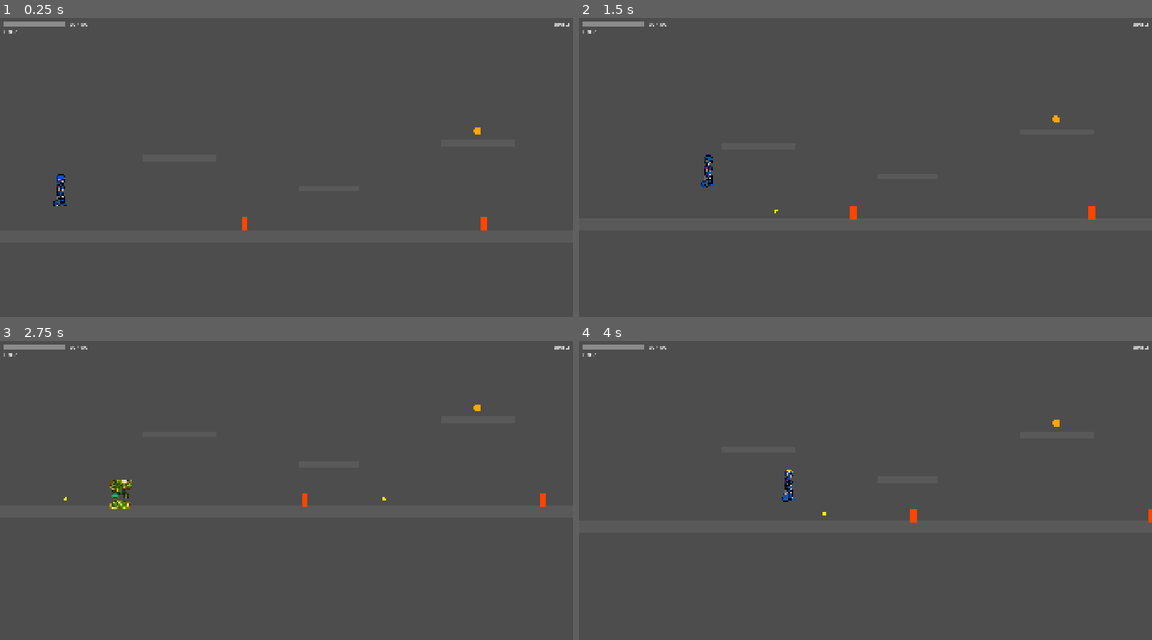
Above: before the commit, frames 1-4 (two rows, left to right).
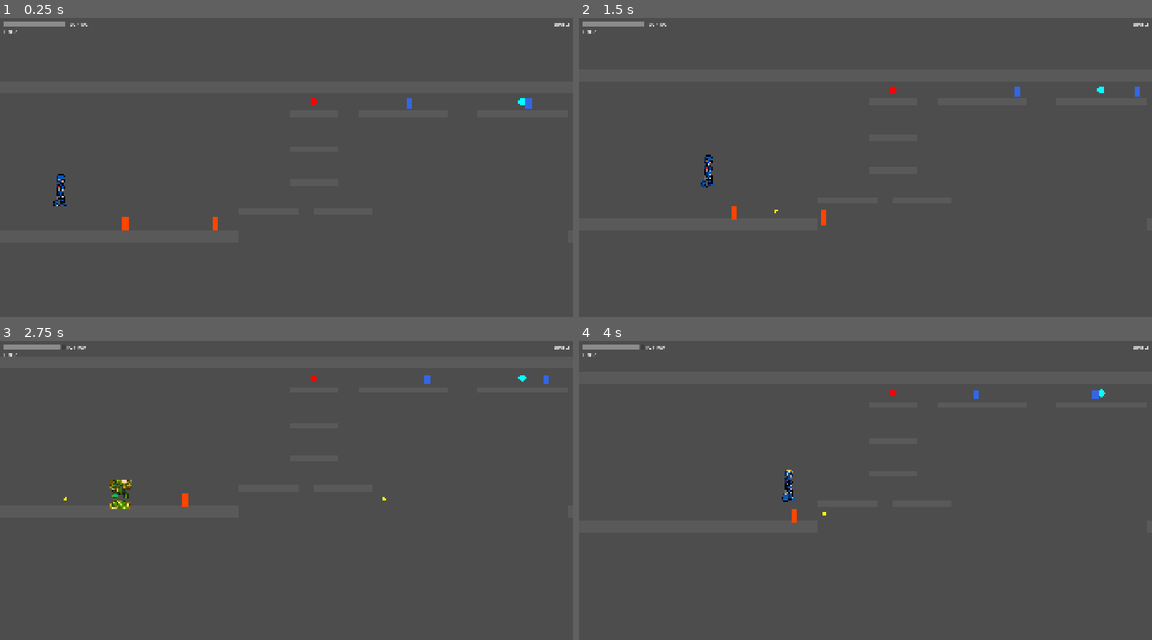
Above: after the commit, the same moments.

Repository: joaoramos00/NullvexGame
Game: Godot game, scene res://stages/stage_04/stage_04.tscn
Two runs of this game, one before a commit and one after it. Both use one fixed random seed, a clock stepped at 60 frames per second and the inputs below. This scene is started directly instead of the project's main scene.
Inputs (mouse positions are in pixels of both pictures, inside the frame that each line leads up to):
- Up to frame 1 (0.25 s): no input
- Up to frame 2 (1.5 s): move the mouse to (991, 161) at 0.52 s; hold Right (move_right) from 0.53 s (still down); tap Z (attack) at 0.6 s; click (991, 161) at 0.67 s; tap Space (jump) at 0.77 s; move the mouse to (750, 194) at 1.27 s; tap X (dash) at 1.35 s
- Up to frame 3 (2.75 s): tap Space (jump) at 1.52 s; move the mouse to (343, 430) at 2.02 s; release Right (move_right) at 2.03 s; hold Left (move_left) from 2.03 s (still down); tap Z (attack) at 2.1 s
- Up to frame 4 (4 s): move the mouse to (836, 565) at 2.77 s; release Left (move_left) at 2.78 s; hold Right (move_right) from 2.78 s (still down); tap X (dash) at 2.85 s; click (836, 565) at 2.92 s; tap Space (jump) at 3.02, 3.77 s; move the mouse to (1037, 550) at 3.52 s; tap Z (attack) at 3.6 s

The runs differ from the first frame. In frame 1, 0.3% of the frame differs, in the area x 21-93%, y 26-72%; in frame 2, 0.3%; in frame 3, 0.3%; in frame 4, 0.3%.
Error in both runs: Invalid access to property or key 'body_entered' on a base object of type 'null instance'. (res://characters/enemies/enemy_base.gd:26)

Commit message:
feat: layout stage 04 - plataformas no teto (Gravitus)

Diff:
--- a/stages/stage_04/stage_04.tscn
+++ b/stages/stage_04/stage_04.tscn
@@ -12,28 +12,65 @@
 [ext_resource type="PackedScene" uid="uid://enemy_base" path="res://characters/enemies/enemy_base.tscn" id="10_grunt"]
 [ext_resource type="PackedScene" uid="uid://enemy_flyer" path="res://characters/enemies/enemy_flyer.tscn" id="11_flyer"]
 
-[sub_resource type="RectangleShape2D" id="Floor"]
-size = Vector2(5400, 40)
-
-[sub_resource type="RectangleShape2D" id="PA"]
+[sub_resource type="RectangleShape2D" id="FloorStart"]
+size = Vector2(800, 40)
+
+[sub_resource type="RectangleShape2D" id="FloorMid"]
+size = Vector2(600, 40)
+
+[sub_resource type="RectangleShape2D" id="FloorReturn"]
+size = Vector2(500, 40)
+
+[sub_resource type="RectangleShape2D" id="FloorBoss"]
+size = Vector2(1200, 40)
+
+[sub_resource type="RectangleShape2D" id="Ceil"]
+size = Vector2(5300, 40)
+
+[sub_resource type="RectangleShape2D" id="PF1"]
+size = Vector2(200, 20)
+
+[sub_resource type="RectangleShape2D" id="PF2"]
+size = Vector2(200, 20)
+
+[sub_resource type="RectangleShape2D" id="PC1"]
+size = Vector2(160, 20)
+
+[sub_resource type="RectangleShape2D" id="PC2"]
+size = Vector2(160, 20)
+
+[sub_resource type="RectangleShape2D" id="PC3"]
+size = Vector2(160, 20)
+
+[sub_resource type="RectangleShape2D" id="CPL1"]
+size = Vector2(300, 20)
+
+[sub_resource type="RectangleShape2D" id="CPL2"]
+size = Vector2(300, 20)
+
+[sub_resource type="RectangleShape2D" id="CPL3"]
+size = Vector2(200, 20)
+
+[sub_resource type="RectangleShape2D" id="PD1"]
+size = Vector2(160, 20)
+
+[sub_resource type="RectangleShape2D" id="PD2"]
+size = Vector2(160, 20)
+
+[sub_resource type="RectangleShape2D" id="PD3"]
+size = Vector2(160, 20)
+
+[sub_resource type="RectangleShape2D" id="PB1"]
 size = Vector2(250, 20)
 
-[sub_resource type="RectangleShape2D" id="PB"]
-size = Vector2(200, 20)
-
-[sub_resource type="RectangleShape2D" id="PC"]
+[sub_resource type="RectangleShape2D" id="PB2"]
+size = Vector2(200, 20)
+
+[sub_resource type="RectangleShape2D" id="PB3"]
 size = Vector2(250, 20)
 
-[sub_resource type="RectangleShape2D" id="PD"]
-size = Vector2(200, 20)
-
-[sub_resource type="RectangleShape2D" id="PE"]
-size = Vector2(250, 20)
-
-[sub_resource type="RectangleShape2D" id="PF"]
-size = Vector2(200, 20)
-
 [node name="Stage04" type="Node2D"]
+platform_color = Color(0.5, 0.2, 0.8, 1)
 script = ExtResource("1_script")
 
 [node name="PlayerSpawn" type="Node2D" parent="."]
@@ -42,71 +79,124 @@
 [node name="StageController" parent="." instance=ExtResource("2_sc")]
 
 [node name="Checkpoint1" parent="." instance=ExtResource("3_cp")]
-position = Vector2(2000, 490)
+position = Vector2(2200, 490)
 checkpoint_index = 1
 
 [node name="Checkpoint2" parent="." instance=ExtResource("3_cp")]
-position = Vector2(3800, 490)
+position = Vector2(3200, 490)
 checkpoint_index = 2
 
-[node name="Floor" type="StaticBody2D" parent="."]
-position = Vector2(2600, 560)
-
-[node name="CollisionShape2D" type="CollisionShape2D" parent="Floor"]
-shape = SubResource("Floor")
-
-[node name="PlatformA" type="StaticBody2D" parent="."]
-position = Vector2(600, 300)
-
-[node name="CollisionShape2D" type="CollisionShape2D" parent="PlatformA"]
-shape = SubResource("PA")
-
-[node name="PlatformB" type="StaticBody2D" parent="."]
-position = Vector2(1100, 400)
-
-[node name="CollisionShape2D" type="CollisionShape2D" parent="PlatformB"]
-shape = SubResource("PB")
-
-[node name="PlatformC" type="StaticBody2D" parent="."]
-position = Vector2(1600, 250)
-
-[node name="CollisionShape2D" type="CollisionShape2D" parent="PlatformC"]
-shape = SubResource("PC")
-
-[node name="PlatformD" type="StaticBody2D" parent="."]
-position = Vector2(2200, 350)
-
-[node name="CollisionShape2D" type="CollisionShape2D" parent="PlatformD"]
-shape = SubResource("PD")
-
-[node name="PlatformE" type="StaticBody2D" parent="."]
-position = Vector2(3000, 300)
-
-[node name="CollisionShape2D" type="CollisionShape2D" parent="PlatformE"]
-shape = SubResource("PE")
-
-[node name="PlatformF" type="StaticBody2D" parent="."]
+[node name="FloorStart" type="StaticBody2D" parent="."]
+position = Vector2(400, 560)
+[node name="CollisionShape2D" type="CollisionShape2D" parent="FloorStart"]
+shape = SubResource("FloorStart")
+
+[node name="FloorMid" type="StaticBody2D" parent="."]
+position = Vector2(2200, 560)
+[node name="CollisionShape2D" type="CollisionShape2D" parent="FloorMid"]
+shape = SubResource("FloorMid")
+
+[node name="FloorReturn" type="StaticBody2D" parent="."]
+position = Vector2(3200, 560)
+[node name="CollisionShape2D" type="CollisionShape2D" parent="FloorReturn"]
+shape = SubResource("FloorReturn")
+
+[node name="FloorBoss" type="StaticBody2D" parent="."]
+position = Vector2(4700, 560)
+[node name="CollisionShape2D" type="CollisionShape2D" parent="FloorBoss"]
+shape = SubResource("FloorBoss")
+
+[node name="Ceiling" type="StaticBody2D" parent="."]
+position = Vector2(2650, 60)
+[node name="CollisionShape2D" type="CollisionShape2D" parent="Ceiling"]
+shape = SubResource("Ceil")
+
+[node name="PlatFloor1" type="StaticBody2D" parent="."]
+position = Vector2(900, 480)
+[node name="CollisionShape2D" type="CollisionShape2D" parent="PlatFloor1"]
+shape = SubResource("PF1")
+
+[node name="PlatFloor2" type="StaticBody2D" parent="."]
+position = Vector2(1150, 480)
+[node name="CollisionShape2D" type="CollisionShape2D" parent="PlatFloor2"]
+shape = SubResource("PF2")
+
+[node name="PlatClimb1" type="StaticBody2D" parent="."]
+position = Vector2(1050, 380)
+[node name="CollisionShape2D" type="CollisionShape2D" parent="PlatClimb1"]
+shape = SubResource("PC1")
+
+[node name="PlatClimb2" type="StaticBody2D" parent="."]
+position = Vector2(1050, 270)
+[node name="CollisionShape2D" type="CollisionShape2D" parent="PlatClimb2"]
+shape = SubResource("PC2")
+
+[node name="PlatClimb3" type="StaticBody2D" parent="."]
+position = Vector2(1050, 150)
+[node name="CollisionShape2D" type="CollisionShape2D" parent="PlatClimb3"]
+shape = SubResource("PC3")
+
+[node name="PlatCeil1" type="StaticBody2D" parent="."]
+position = Vector2(1350, 150)
+[node name="CollisionShape2D" type="CollisionShape2D" parent="PlatCeil1"]
+shape = SubResource("CPL1")
+
+[node name="PlatCeil2" type="StaticBody2D" parent="."]
+position = Vector2(1750, 150)
+[node name="CollisionShape2D" type="CollisionShape2D" parent="PlatCeil2"]
+shape = SubResource("CPL2")
+
+[node name="PlatCeil3" type="StaticBody2D" parent="."]
+position = Vector2(2100, 150)
+[node name="CollisionShape2D" type="CollisionShape2D" parent="PlatCeil3"]
+shape = SubResource("CPL3")
+
+[node name="PlatDesc1" type="StaticBody2D" parent="."]
+position = Vector2(2350, 260)
+[node name="CollisionShape2D" type="CollisionShape2D" parent="PlatDesc1"]
+shape = SubResource("PD1")
+
+[node name="PlatDesc2" type="StaticBody2D" parent="."]
+position = Vector2(2350, 370)
+[node name="CollisionShape2D" type="CollisionShape2D" parent="PlatDesc2"]
+shape = SubResource("PD2")
+
+[node name="PlatDesc3" type="StaticBody2D" parent="."]
+position = Vector2(2350, 460)
+[node name="CollisionShape2D" type="CollisionShape2D" parent="PlatDesc3"]
+shape = SubResource("PD3")
+
+[node name="PlatBoss1" type="StaticBody2D" parent="."]
+position = Vector2(2700, 400)
+[node name="CollisionShape2D" type="CollisionShape2D" parent="PlatBoss1"]
+shape = SubResource("PB1")
+
+[node name="PlatBoss2" type="StaticBody2D" parent="."]
+position = Vector2(3100, 340)
+[node name="CollisionShape2D" type="CollisionShape2D" parent="PlatBoss2"]
+shape = SubResource("PB2")
+
+[node name="PlatBoss3" type="StaticBody2D" parent="."]
 position = Vector2(3500, 400)
-
-[node name="CollisionShape2D" type="CollisionShape2D" parent="PlatformF"]
-shape = SubResource("PF")
+[node name="CollisionShape2D" type="CollisionShape2D" parent="PlatBoss3"]
+shape = SubResource("PB3")
 
 [node name="Heart" parent="." instance=ExtResource("4_col")]
-position = Vector2(2200, 310)
+position = Vector2(1050, 110)
 stage_id = 4
 
 [node name="SubTank" parent="." instance=ExtResource("4_col")]
-position = Vector2(3500, 360)
+position = Vector2(1750, 110)
 collectible_type = 1
 subtank_index = 1
 
 [node name="ArmorZaraTorso" parent="." instance=ExtResource("4_col")]
-position = Vector2(1600, 210)
+position = Vector2(2100, 110)
 collectible_type = 3
 armor_piece = "torso"
 
 [node name="RapidZael" parent="." instance=ExtResource("4_col")]
-position = Vector2(3000, 260)
+position = Vector2(2700, 360)
 collectible_type = 4
 ability_id = "rapid"
 
@@ -117,19 +207,22 @@
 arena_floor = 540.0
 
 [node name="Grunt1" parent="." instance=ExtResource("10_grunt")]
-position = Vector2(800, 490)
+position = Vector2(400, 490)
 
 [node name="Grunt2" parent="." instance=ExtResource("10_grunt")]
-position = Vector2(1600, 490)
+position = Vector2(700, 490)
 
 [node name="Grunt3" parent="." instance=ExtResource("10_grunt")]
-position = Vector2(2700, 490)
+position = Vector2(2600, 490)
 
 [node name="Grunt4" parent="." instance=ExtResource("10_grunt")]
-position = Vector2(3600, 490)
+position = Vector2(3100, 310)
 
 [node name="Flyer1" parent="." instance=ExtResource("11_flyer")]
-position = Vector2(2200, 310)
+position = Vector2(1350, 120)
+
+[node name="Flyer2" parent="." instance=ExtResource("11_flyer")]
+position = Vector2(1750, 120)
 
 [node name="HUD" parent="." instance=ExtResource("5_hud")]
 [node name="PauseMenu" parent="." instance=ExtResource("6_pause")]
